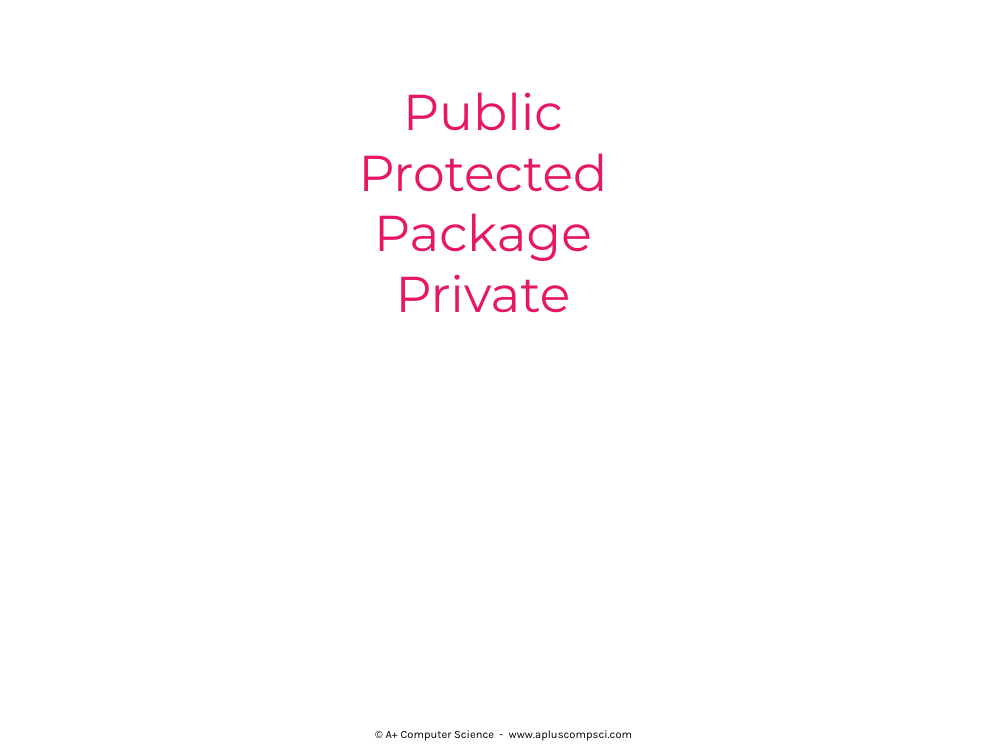
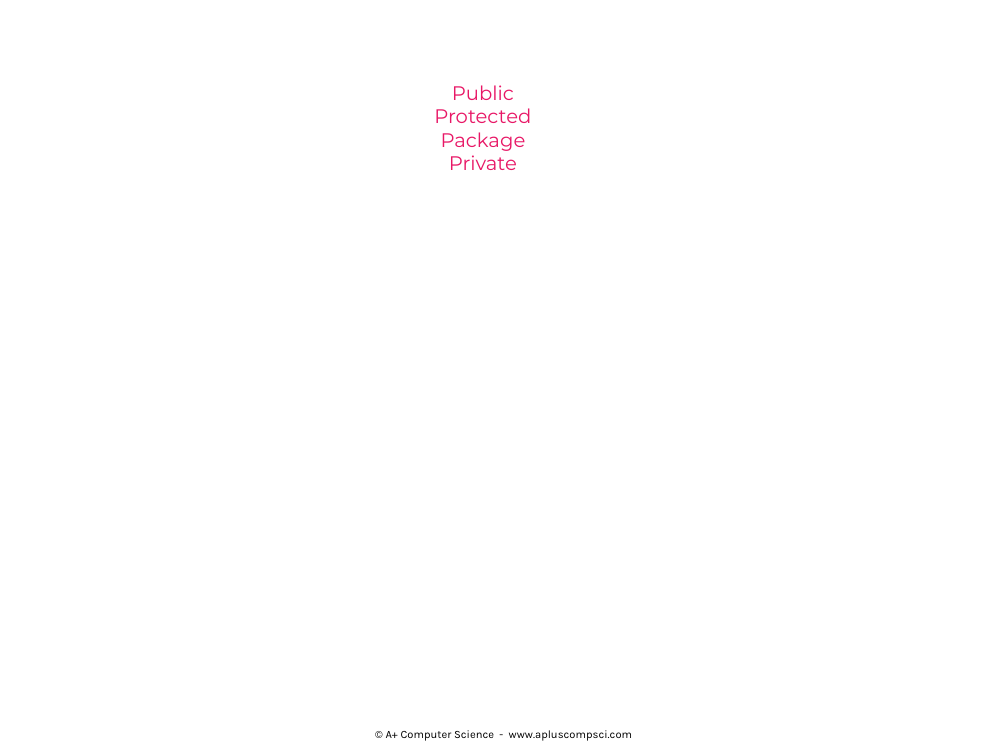
Before and after one commit to Cy-FairCS/cs3, a slide deck: slide 10 of u04b_interfaces/notes/_a_interfaces notes.pptx (slide 14 before the commit). Drawn at 1008x756 pixels with LibreOffice and Linux fonts; fonts in the diff are those of the drawing. Boxes give left, top, right and bottom in pixels: in the first picture for what was removed or moved away, otherwise in the second. Text is boxed around its words. In the diff, an @@ line names an element or a change of style, - is before the commit and + after.

```diff
--- a/u04b_interfaces/notes/_a_interfaces notes.pptx
+++ b/u04b_interfaces/notes/_a_interfaces notes.pptx
@@ text at (434, 85, 531, 170): text changed; size 36 to 14 pt @@
-Public
-Protected
-Package
-Private
+Public
+Protected
+Package
+Private
```
Also in this commit, not shown: 53 other slides changed, 7 slides removed, 1 other file.
